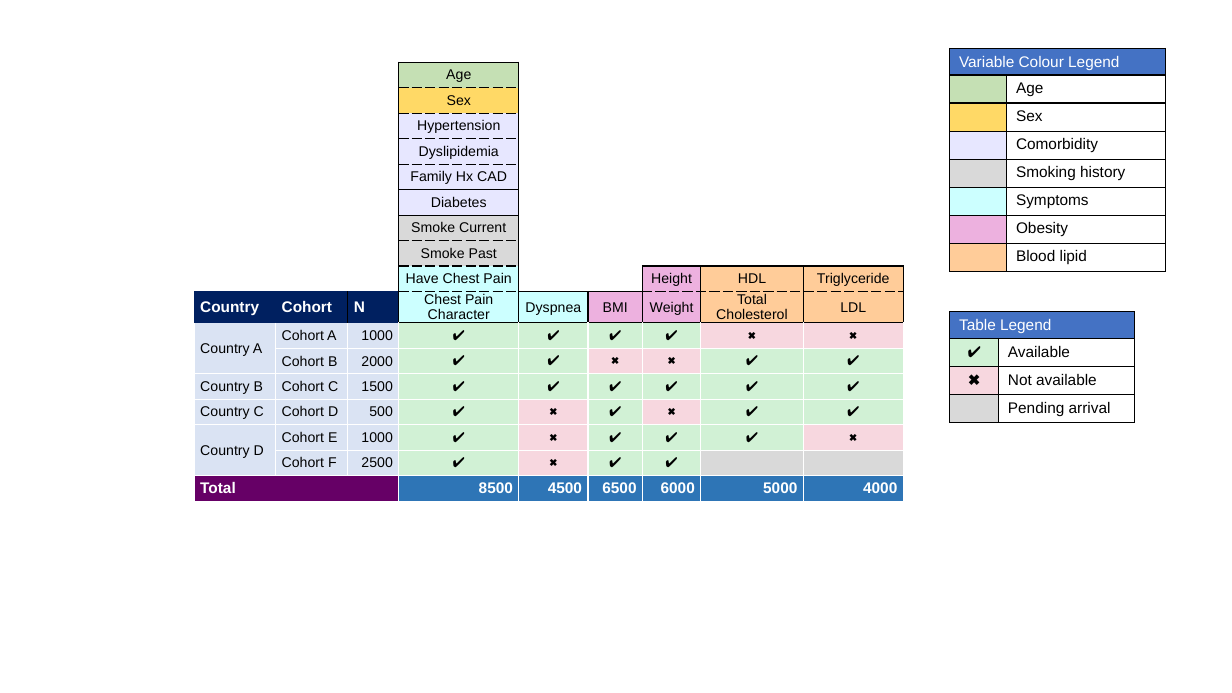
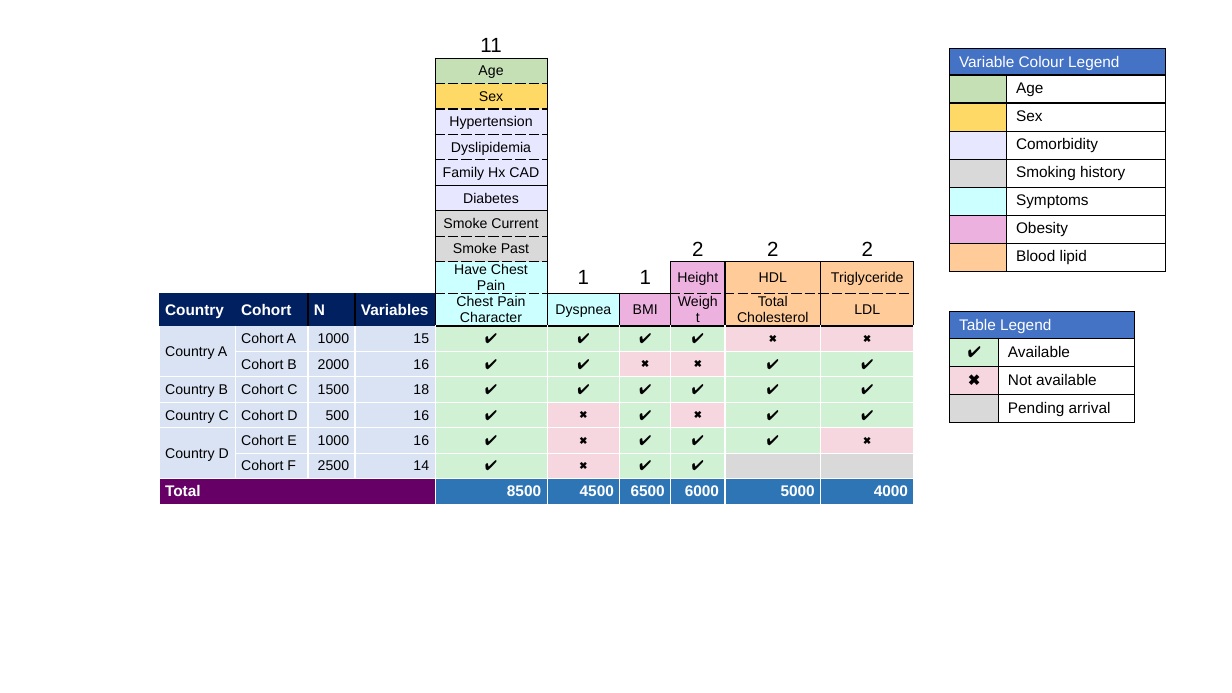
Before and after one commit to JauntyJJS/RMedicine2025_harmonisation, a slide deck: slide 17 of images/image_maker.pptx. Drawn at 1232x693 pixels with LibreOffice and Linux fonts; fonts in the diff are those of the drawing. Boxes give left, top, right and bottom in pixels: in the first picture for what was removed or moved away, otherwise in the second. Text is boxed around its words. In the diff, an @@ line names an element or a change of style, - is before the commit and + after.

```diff
--- a/images/image_maker.pptx
+++ b/images/image_maker.pptx
@@ table at (159, 32, 915, 507) @@
-column 4:  | Age | Sex | Hypertension | Dyslipidemia | Family Hx CAD | Diabetes | Smoke Current | Smoke Past | Have Chest Pain | Chest Pain Character | ✔ | ✔ | ✔ | ✔ | ✔ | ✔ | 8500
-column 5:  |  |  |  |  |  |  |  |  |  | Dyspnea | ✔ | ✔ | ✔ | ✖ | ✖ | ✖ | 4500
-column 6:  |  |  |  |  |  |  |  |  |  | BMI | ✔ | ✖ | ✔ | ✔ | ✔ | ✔ | 6500
-column 7:  |  |  |  |  |  |  |  |  | Height | Weight | ✔ | ✖ | ✔ | ✖ | ✔ | ✔ | 6000
-column 8:  |  |  |  |  |  |  |  |  | HDL | Total Cholesterol | ✖ | ✔ | ✔ | ✔ | ✔ |  | 5000
-column 9:  |  |  |  |  |  |  |  |  | Triglyceride | LDL | ✖ | ✔ | ✔ | ✔ | ✖ |  | 4000
+column 4:  |  |  |  |  |  |  |  |  |  | Variables | 15 | 16 | 18 | 16 | 16 | 14 | 
+column 5: 11 | Age | Sex | Hypertension | Dyslipidemia | Family Hx CAD | Diabetes | Smoke Current | Smoke Past | Have Chest Pain | Chest Pain Character | ✔ | ✔ | ✔ | ✔ | ✔ | ✔ | 8500
+column 6:  |  |  |  |  |  |  |  |  | 1 | Dyspnea | ✔ | ✔ | ✔ | ✖ | ✖ | ✖ | 4500
+column 7:  |  |  |  |  |  |  |  |  | 1 | BMI | ✔ | ✖ | ✔ | ✔ | ✔ | ✔ | 6500
+column 8:  |  |  |  |  |  |  |  | 2 | Height | Weight | ✔ | ✖ | ✔ | ✖ | ✔ | ✔ | 6000
+column 9:  |  |  |  |  |  |  |  | 2 | HDL | Total Cholesterol | ✖ | ✔ | ✔ | ✔ | ✔ |  | 5000
+column 10:  |  |  |  |  |  |  |  | 2 | Triglyceride | LDL | ✖ | ✔ | ✔ | ✔ | ✖ |  | 4000
@@ table: place and size @@
-table at (194, 37, 903, 504)
+table at (159, 32, 915, 507)
```
Also in this commit, not shown: 4 other files.
